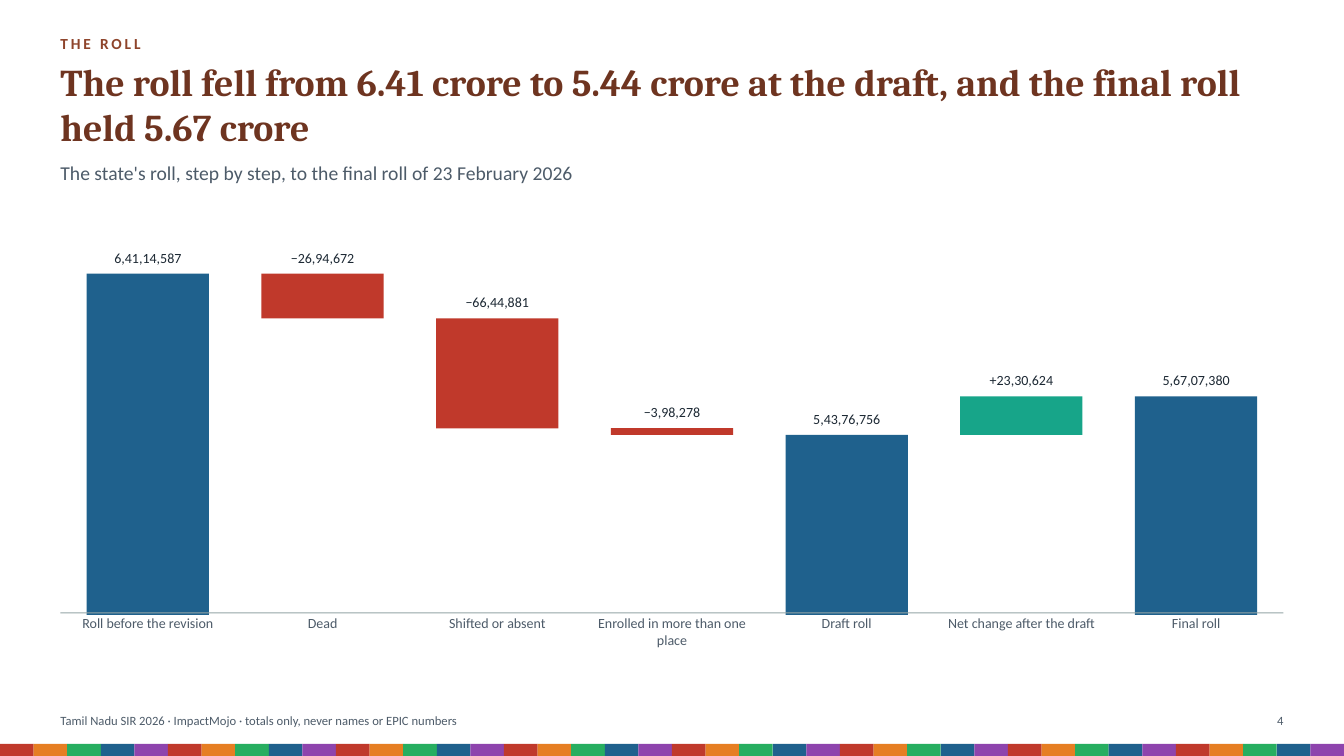
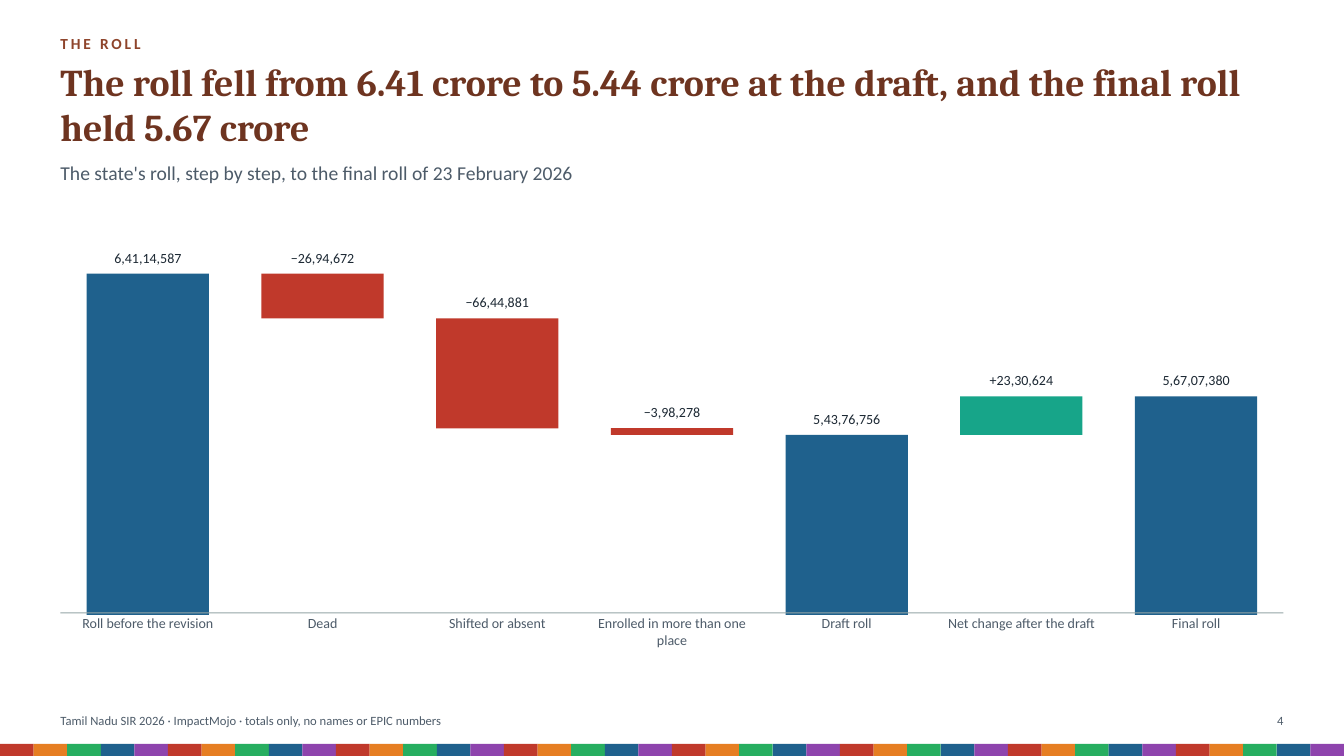
Before and after one commit to Varnasr/INDIA-DATA, a slide deck: slide 4 of reports/tamil-nadu-sir-2026-deck.pptx. Drawn at 1344x756 pixels with LibreOffice and Linux fonts; fonts in the diff are those of the drawing. Boxes give left, top, right and bottom in pixels: in the first picture for what was removed or moved away, otherwise in the second. Text is boxed around its words. In the diff, an @@ line names an element or a change of style, - is before the commit and + after.

```diff
--- a/reports/tamil-nadu-sir-2026-deck.pptx
+++ b/reports/tamil-nadu-sir-2026-deck.pptx
@@ text at <box>60,716,441,727</box>: text changed @@
-Tamil Nadu SIR 2026 · ImpactMojo · totals only, never names or EPIC numbers
+Tamil Nadu SIR 2026 · ImpactMojo · totals only, no names or EPIC numbers
```
Also in this commit, not shown: 12 other slides changed, 35 other files.
